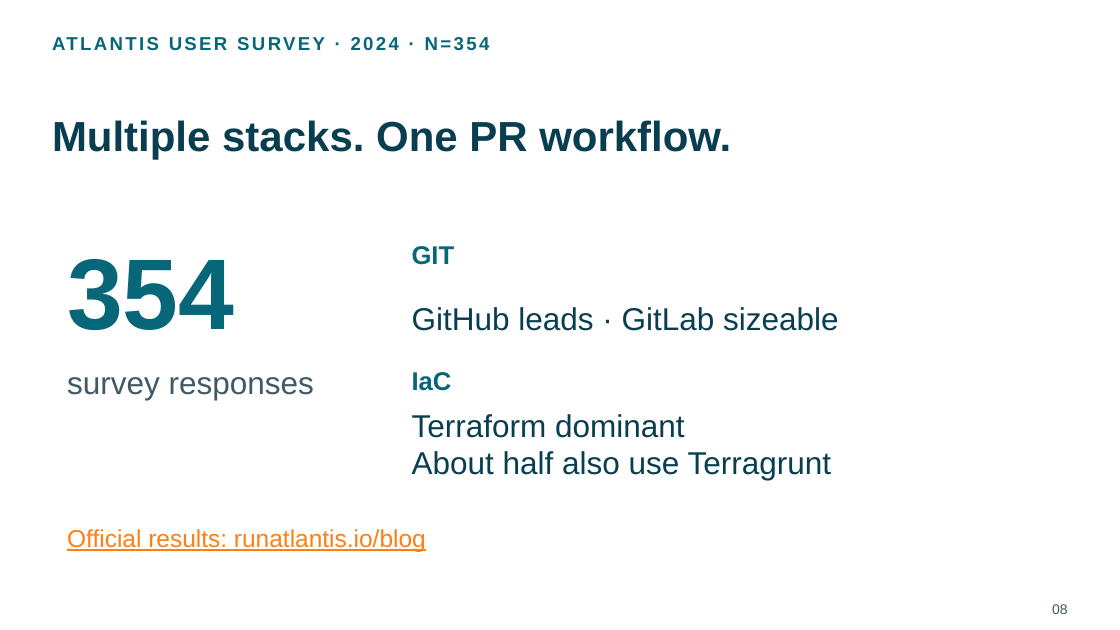
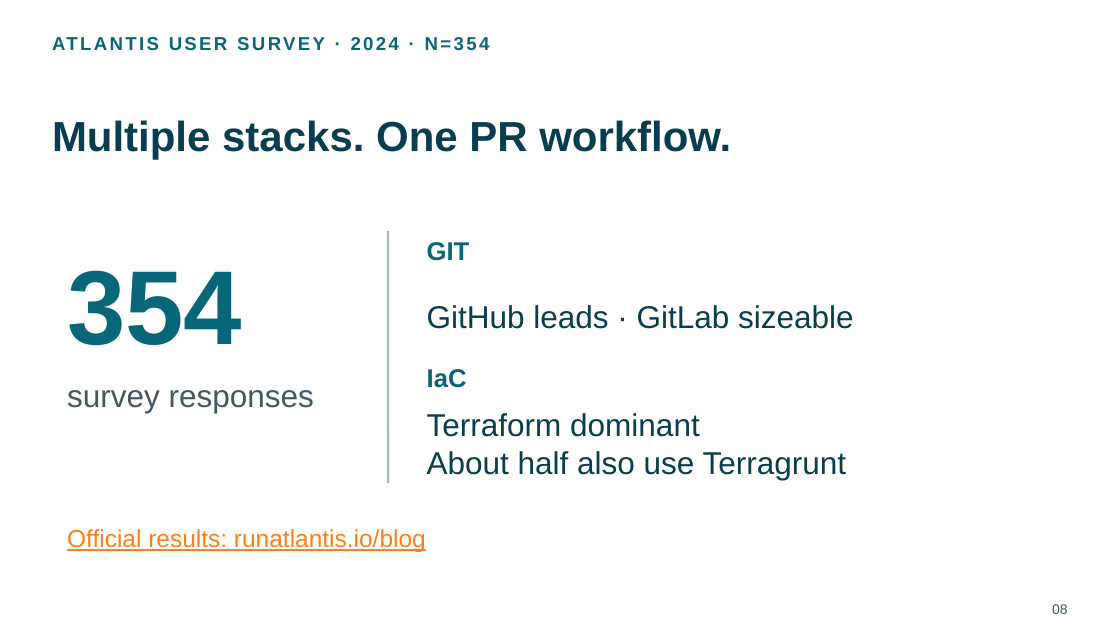
Before and after one commit to chenrui333/atlantis-talk, a slide deck: slide 8 of talks/kubecon-china-2026-atlantis-lightning/slides.pptx. Drawn at 1120x630 pixels with LibreOffice and Linux fonts; fonts in the diff are those of the drawing; background and template pictures are left out. Boxes give left, top, right and bottom in pixels: in the first picture for what was removed or moved away, otherwise in the second. Text is boxed around its words. In the diff, an @@ line names an element or a change of style, - is before the commit and + after.

```diff
--- a/talks/kubecon-china-2026-atlantis-lightning/slides.pptx
+++ b/talks/kubecon-china-2026-atlantis-lightning/slides.pptx
@@ line added from (388, 231) to (388, 483), #A6BAC1 2 pt @@
@@ text "GIT": place and size @@
-text "GIT" at box(412, 246, 455, 265)
+text "GIT" at box(427, 242, 470, 261)
@@ text "354": place and size @@
-text "354" at box(67, 235, 370, 344)
+text "354" at box(67, 244, 370, 361)
@@ text "354" at box(67, 244, 370, 361): size 86 to 90 pt @@
@@ text "GitHub leads · GitLab sizeable": place and size @@
-text "GitHub leads · GitLab sizeable" at box(412, 307, 839, 331)
+text "GitHub leads · GitLab sizeable" at box(427, 305, 854, 329)
@@ text "survey responses": place and size @@
-text "survey responses" at box(67, 377, 314, 400)
+text "survey responses" at box(67, 390, 314, 413)
@@ text "IaC": place and size @@
-text "IaC" at box(412, 372, 452, 391)
+text "IaC" at box(427, 369, 467, 388)
@@ text "Terraform dominant": place and size @@
-text "Terraform dominant" at box(412, 414, 832, 480)
+text "Terraform dominant" at box(427, 413, 847, 480)
```
Also in this commit, not shown: 8 other slides changed, 19 other files.
